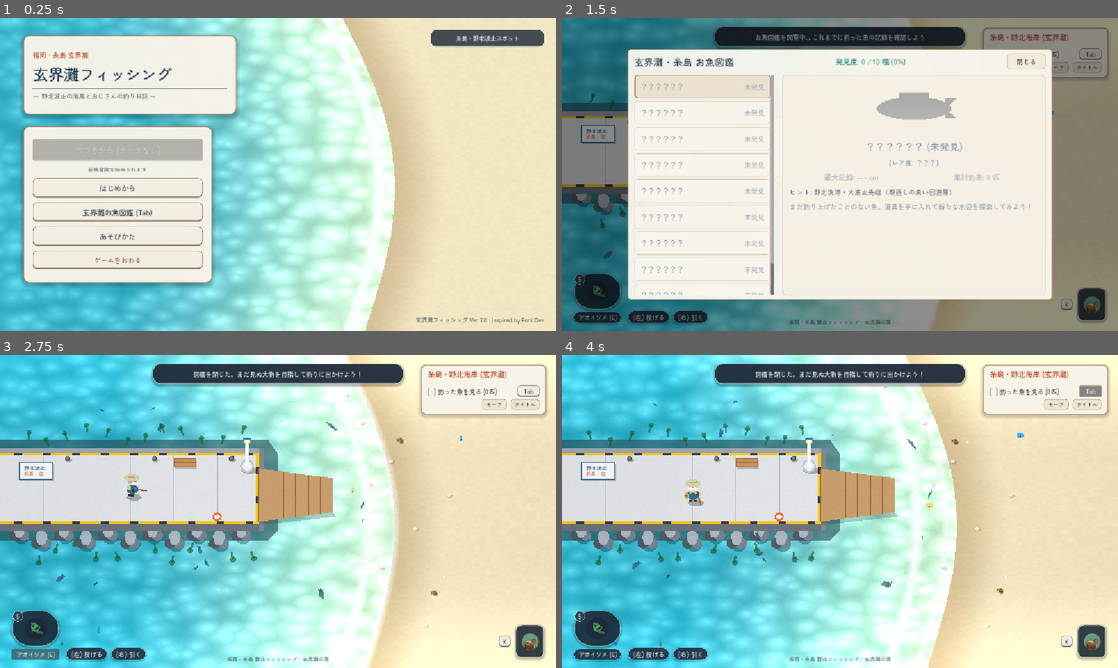
Above: before the commit, frames 1-4 (two rows, left to right).
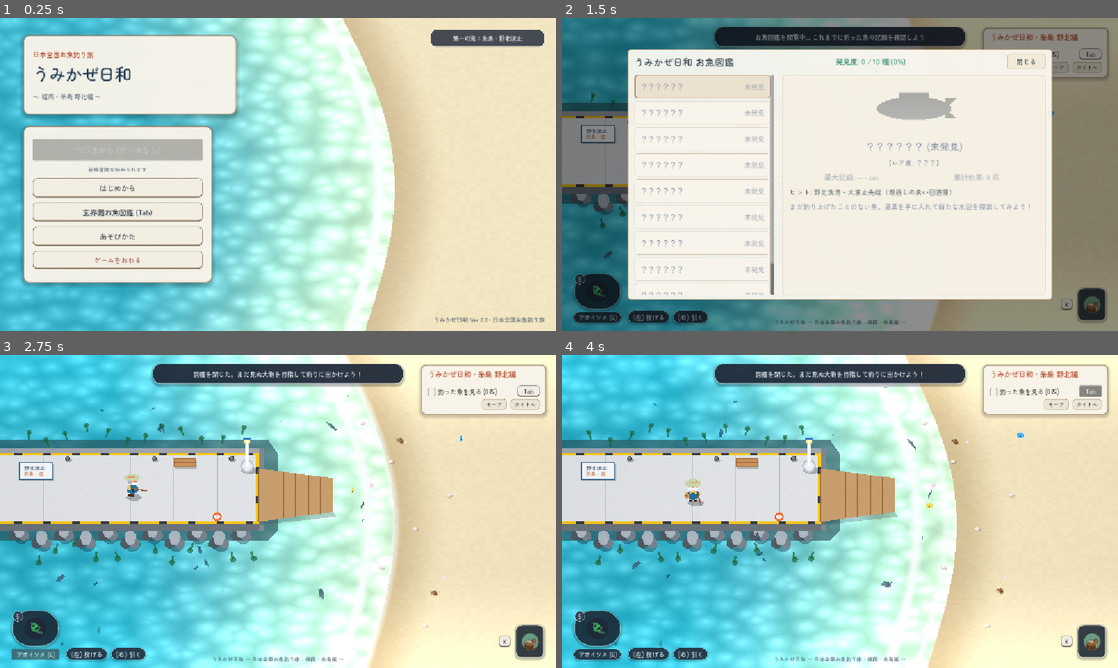
Above: after the commit, the same moments.

Repository: nory74-ui/cozy-fishing-game
Game: Godot game, scene res://scenes/title.tscn
The game is run twice, just before and just after one commit, with the same random seed, the same clock (stepped at 60 frames per second) and the same inputs.
Inputs (mouse positions are in pixels of both pictures, inside the frame that each line leads up to):
- Up to frame 1 (0.25 s): no input
- Up to frame 2 (1.5 s): click "はじめから" at 0.5 s; tap Enter (ui_accept) at 1.25 s; move the mouse to (962, 158) at 1.27 s; hold Right (ui_right) from 1.28 s (still down); tap B at 1.35 s; click (962, 158) at 1.42 s
- Up to frame 3 (2.75 s): tap Enter (ui_accept) at 1.52, 1.82 s; release Right (ui_right) at 2 s; click "アオイソメ [E]" at 2 s
- Up to frame 4 (4 s): move the mouse to (728, 527) at 2.77 s; hold Down (ui_down) 2.78-3.5 s; tap J at 2.85 s; tap Enter (ui_accept) at 3.02, 3.32 s; click "Tab" at 3.5 s

The runs differ from the first frame. In frame 1, 1.3% of the frame differs, in the area x 5-98%, y 5-98%; in frame 2, 0.5%; in frame 3, 0.5%; in frame 4, 0.5%.

Commit message:
feat: タイトルを『うみかぜ日和 〜 日本全国お魚釣り旅：福岡・糸島編 〜』シリーズに刷新

Diff:
--- a/project.godot
+++ b/project.godot
@@ -6,8 +6,8 @@
 
 [application]
 
-config/name="こもれびフィッシング"
-config/description="ほのぼの系釣りゲーム"
+config/name="うみかぜ日和"
+config/description="うみかぜ日和 〜 日本全国お魚釣り旅：福岡・糸島編 〜"
 run/main_scene="res://scenes/title.tscn"
 config/features=PackedStringArray("4.6", "GL Compatibility")
 boot_splash/bg_color=Color(0.91, 0.96, 0.93, 1)
--- a/scenes/main.tscn
+++ b/scenes/main.tscn
@@ -337,7 +337,7 @@
 layout_mode = 2
 theme_override_colors/font_color = Color(0.18, 0.25, 0.3, 1)
 theme_override_font_sizes/font_size = 20
-text = "玄界灘・糸島 お魚図鑑"
+text = "うみかぜ日和 お魚図鑑"
 
 [node name="ProgressLabel" type="Label" parent="CanvasLayer/FishBookModal/Card/VBox/HeaderHBox"]
 layout_mode = 2
--- a/scenes/title.tscn
+++ b/scenes/title.tscn
@@ -150,14 +150,14 @@
 theme_override_colors/font_color = Color(0.70, 0.28, 0.16, 1)
 theme_override_fonts/font = ExtResource("3_font")
 theme_override_font_sizes/font_size = 14
-text = "福岡 • 糸島 玄界灘"
+text = "日本全国お魚釣り旅"
 
 [node name="MainTitleLabel" type="Label" parent="CanvasLayer/TitleCard/VBox"]
 layout_mode = 2
 theme_override_colors/font_color = Color(0.12, 0.22, 0.32, 1)
 theme_override_fonts/font = ExtResource("3_font")
-theme_override_font_sizes/font_size = 32
-text = "玄界灘フィッシング"
+theme_override_font_sizes/font_size = 34
+text = "うみかぜ日和"
 
 [node name="HSeparator" type="HSeparator" parent="CanvasLayer/TitleCard/VBox"]
 layout_mode = 2
@@ -167,7 +167,7 @@
 theme_override_colors/font_color = Color(0.40, 0.45, 0.50, 1)
 theme_override_fonts/font = ExtResource("3_font")
 theme_override_font_sizes/font_size = 13
-text = "〜 野北波止の海風とおじさんの釣り日誌 〜"
+text = "〜 福岡・糸島 野北編 〜"
 
 [node name="MenuCard" type="PanelContainer" parent="CanvasLayer"]
 offset_left = 48.0
@@ -260,7 +260,7 @@
 theme_override_colors/font_color = Color(0.95, 0.96, 0.98, 1)
 theme_override_fonts/font = ExtResource("3_font")
 theme_override_font_sizes/font_size = 12
-text = "糸島・野北波止スポット"
+text = "第一の海：糸島・野北波止"
 horizontal_alignment = 1
 vertical_alignment = 1
 
@@ -270,7 +270,7 @@
 anchor_top = 1.0
 anchor_right = 1.0
 anchor_bottom = 1.0
-offset_left = -320.0
+offset_left = -340.0
 offset_top = -32.0
 offset_right = -24.0
 offset_bottom = -10.0
@@ -279,7 +279,7 @@
 theme_override_colors/font_color = Color(0.20, 0.28, 0.35, 0.8)
 theme_override_fonts/font = ExtResource("3_font")
 theme_override_font_sizes/font_size = 12
-text = "玄界灘フィッシング Ver 2.0 • Inspired by Fork Dev"
+text = "うみかぜ日和 Ver 2.0 • 日本全国お魚釣り旅"
 horizontal_alignment = 2
 
 [node name="HelpModal" type="Control" parent="CanvasLayer"]
@@ -328,7 +328,7 @@
 theme_override_colors/font_color = Color(0.12, 0.22, 0.32, 1)
 theme_override_fonts/font = ExtResource("3_font")
 theme_override_font_sizes/font_size = 20
-text = "野北波止フィッシングのあそびかた"
+text = "うみかぜ日和のあそびかた"
 
 [node name="CloseBtn" type="Button" parent="CanvasLayer/HelpModal/Card/VBox/HeaderHBox"]
 custom_minimum_size = Vector2(80, 32)
@@ -443,7 +443,7 @@
 theme_override_colors/font_color = Color(0.12, 0.22, 0.32, 1)
 theme_override_fonts/font = ExtResource("3_font")
 theme_override_font_sizes/font_size = 20
-text = "玄界灘・糸島 お魚図鑑"
+text = "うみかぜ日和 お魚図鑑"
 
 [node name="ProgressLabel" type="Label" parent="CanvasLayer/FishBookModal/Card/VBox/HeaderHBox"]
 layout_mode = 2
--- a/scenes/ui/beach_hud.tscn
+++ b/scenes/ui/beach_hud.tscn
@@ -277,7 +277,7 @@
 theme_override_colors/font_color = Color(0.70, 0.28, 0.16, 1)
 theme_override_fonts/font = ExtResource("2_font")
 theme_override_font_sizes/font_size = 15
-text = "糸島 • 野北海岸 (玄界灘)"
+text = "うみかぜ日和 • 糸島 野北編"
 
 [node name="HSeparator" type="HSeparator" parent="TopRight/QuestCard/VBox"]
 layout_mode = 2
@@ -465,6 +465,6 @@
 theme_override_colors/font_color = Color(0.2, 0.28, 0.35, 0.8)
 theme_override_fonts/font = ExtResource("2_font")
 theme_override_font_sizes/font_size = 11
-text = "福岡・糸島 野北フィッシング • 玄界灘の海"
+text = "うみかぜ日和 〜 日本全国お魚釣り旅：福岡・糸島編 〜"
 horizontal_alignment = 1
 vertical_alignment = 1
--- a/scripts/Main.gd
+++ b/scripts/Main.gd
@@ -90,7 +90,7 @@
 	SoundManager.play_bgm("bgm_fishing", 1.5)
 
 	# 初期状態: 堤防の上でスタンバイ（海をクリックでキャスト、WASDで自由に移動可能）
-	_set_hud_status("糸島・野北波止へ到着。海面をクリックして仕掛けを投げよう！")
+	_set_hud_status("うみかぜ日和：糸島・野北波止へ到着。海面をクリックして仕掛けを投げよう！")
 
 	var all_args = OS.get_cmdline_args() + OS.get_cmdline_user_args()
 	for arg in all_args:
Not shown, changed: docs/index.html
Not shown, changed: docs/index.pck
